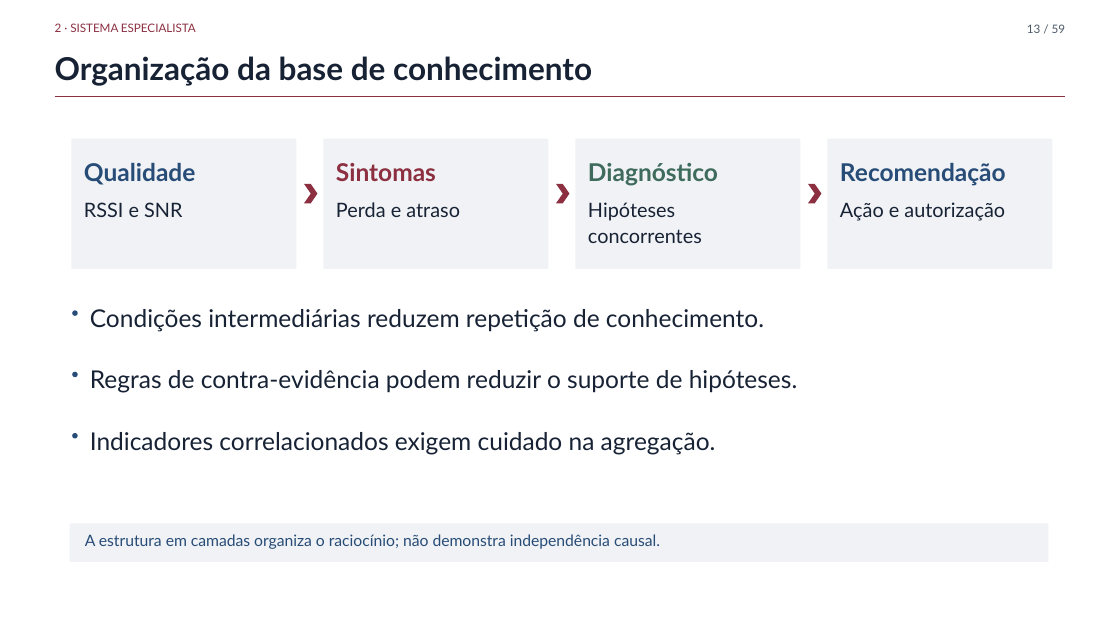
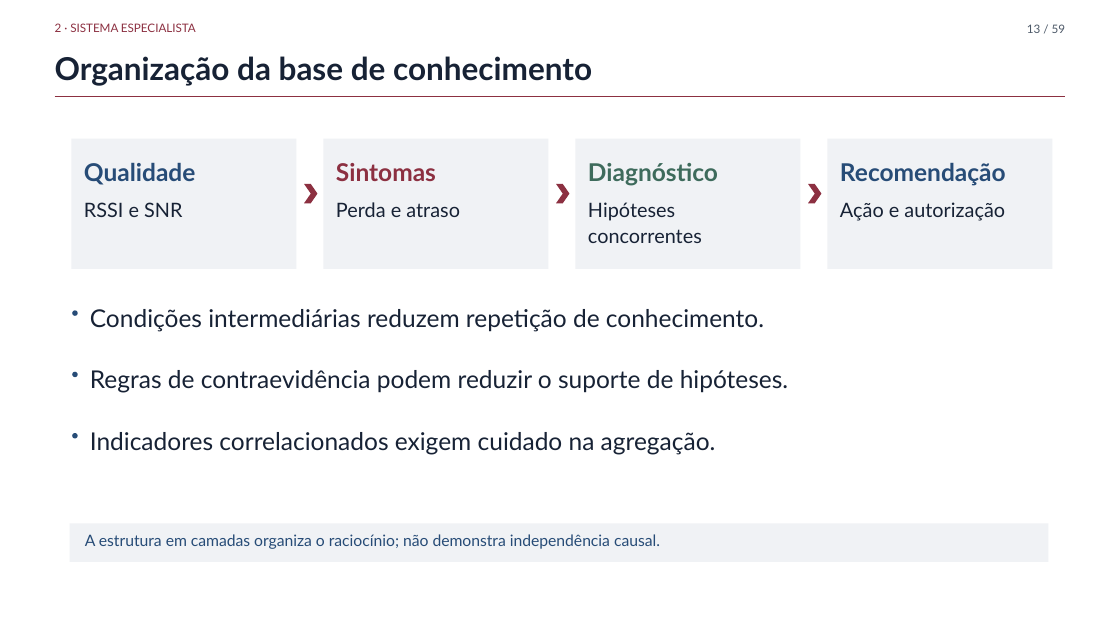
Before and after one commit to fsd-dantas/ai4systems, a slide deck: slide 13 of docs/presentation/mini-systems-presentation.pptx. Drawn at 1120x630 pixels with LibreOffice and Linux fonts; fonts in the diff are those of the drawing; background and template pictures are left out. Boxes give left, top, right and bottom in pixels: in the first picture for what was removed or moved away, otherwise in the second. Text is boxed around its words. In the diff, an @@ line names an element or a change of style, - is before the commit and + after.

```diff
--- a/docs/presentation/mini-systems-presentation.pptx
+++ b/docs/presentation/mini-systems-presentation.pptx
@@ text at (90, 370, 789, 393): text changed @@
-Regras de contra-evidência podem reduzir o suporte de hipóteses.
+Regras de contraevidência podem reduzir o suporte de hipóteses.
```
Also in this commit, not shown: 5 other slides changed, 1 other file.
